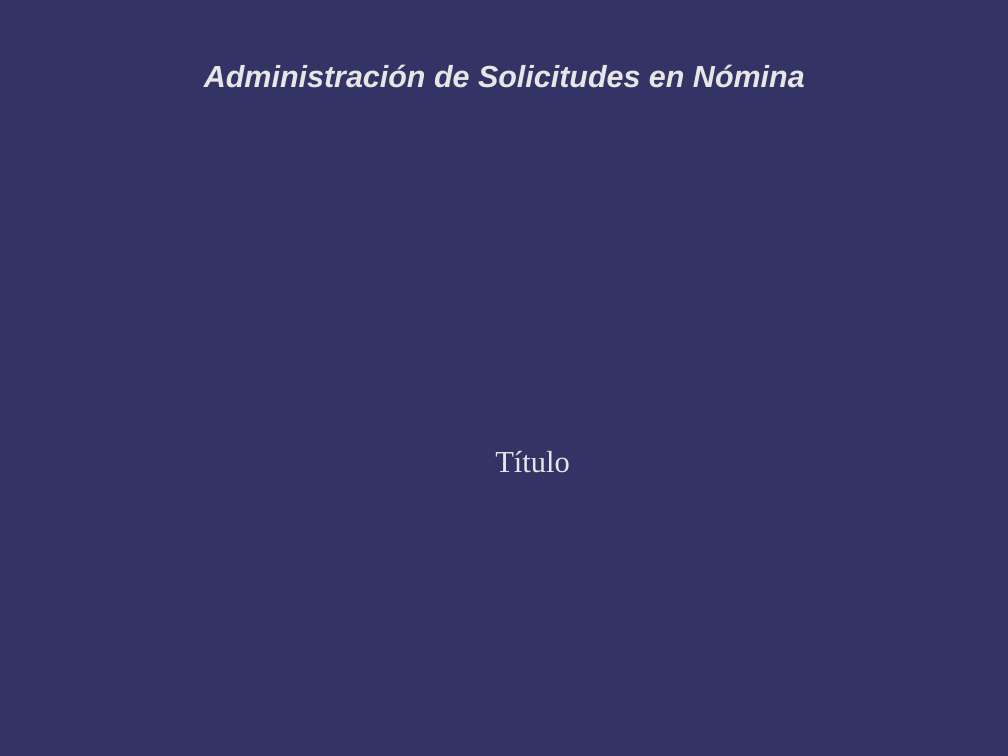
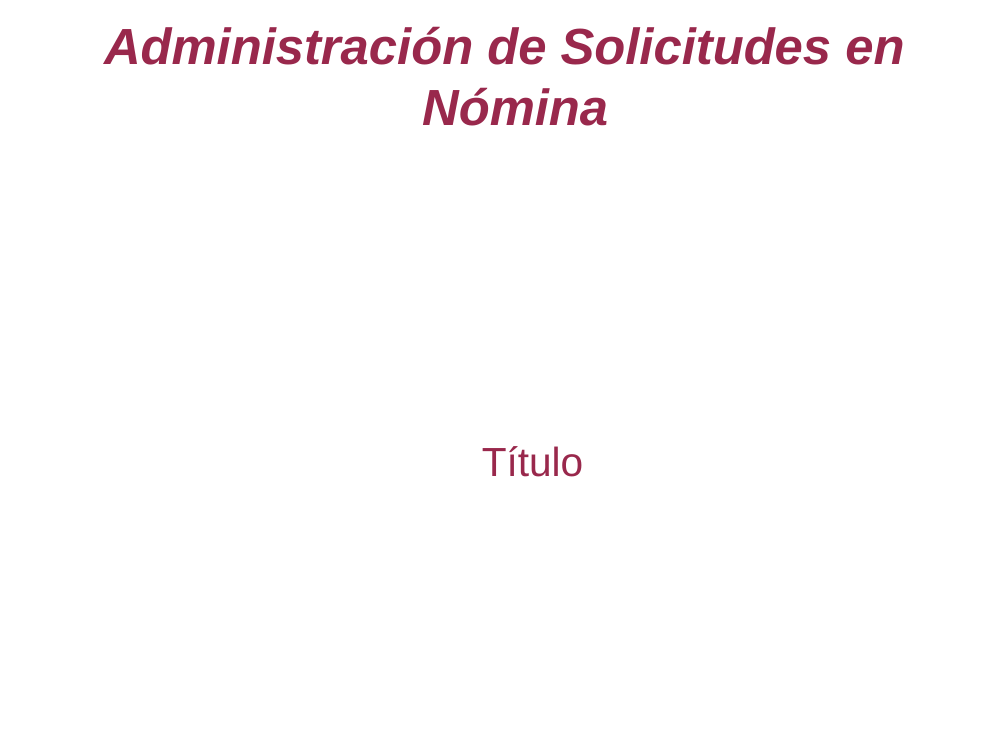
Before and after one commit to jas12345/ASN, a slide deck: slide 1 of Documentos/Avances ASN 20190321.odp. Drawn at 1008x756 pixels with LibreOffice and Linux fonts; fonts in the diff are those of the drawing; background and template pictures are left out. Boxes give left, top, right and bottom in pixels: in the first picture for what was removed or moved away, otherwise in the second. Text is boxed around its words. In the diff, an @@ line names an element or a change of style, - is before the commit and + after.

```diff
--- a/Documentos/Avances ASN 20190321.odp
+++ b/Documentos/Avances ASN 20190321.odp
@@ background #333366 to #FFFFFF @@
@@ title "Administración de Solicitudes en Nómina" at (104,26,904,126): size 24 to 40 pt, text colour #E6E6E6 to #99284C @@
@@ subtitle "Título" at (482,446,584,477): size 24 to 32 pt, font Times New Roman to Arial, text colour #E6E6E6 to #99284C @@
```
Also in this commit, not shown: 5 other slides changed, 23 slides added, 2 slides removed, 1 other file.
